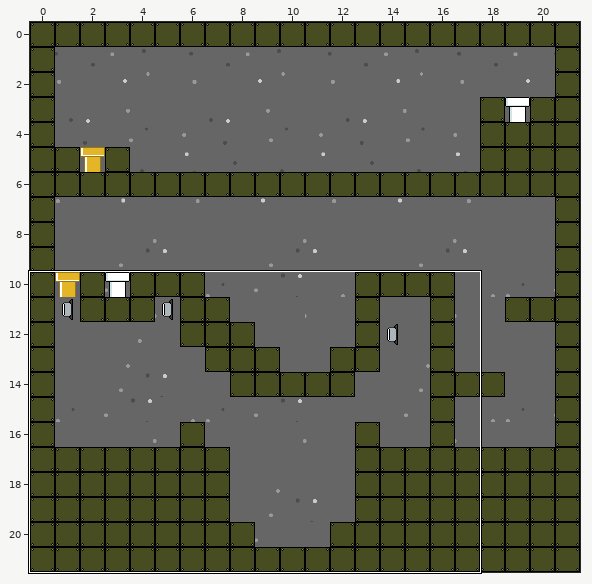
Tiled map -- Content/Level1.tmx. The picture above shows the old version from afar; the outline marks the close-up.
Close-up. First the earlier version:
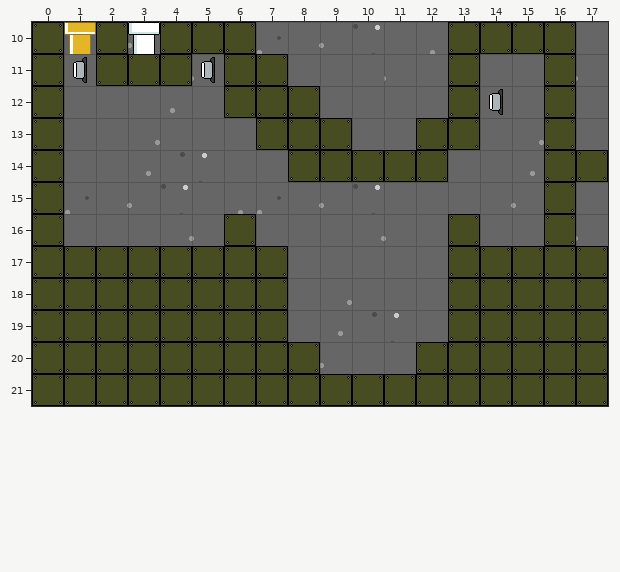
Cells are 32x32 px. Shown: x 0..17, y 10..21. The commit also changed other parts of the map, which this record leaves out.
New version:
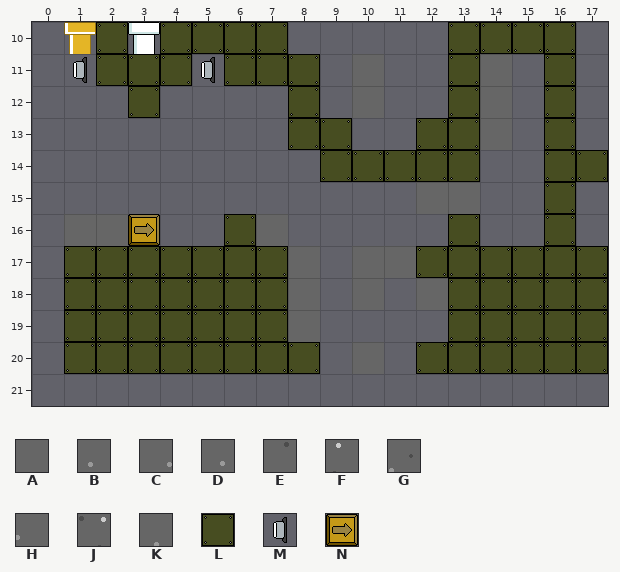
Key: from "background": A 0, B 9, C 14, D 20, E 21, F 22, G 24, H 26, J 27, K 29; from "brick": L 0; from "button": M 0; from "push_block": N 0.
_ is an empty cell.
Edits made:
Layer "Background" (now hidden):
The author cleared the tile that lay hidden in row 12 at x 6 to 7; in row 13 at x 7; in row 14 at x 8.
The author cleared tile A in row 11 at x 8; in row 12 at x 3 and 14; in row 14 at x 13; in row 16 at x 3; in row 17 at x 12.
The author cleared tile B in row 12 at x 4.
The author cleared tile C in row 13 at x 3 and 15; in row 18 at x 9.
The author cleared tile D in row 14 at x 3 and 15; in row 19 at x 9.
The author cleared tile E in row 14 at x 4; in row 19 at x 10.
The author cleared tile F in row 14 at x 5; in row 19 at x 11.
The author cleared tile G in row 10 at x 7; in row 15 at x 1 and 7.
The author cleared tile H in row 10 at x 3 and 9; in row 15 at x 3, 9 and 15; in row 20 at x 9.
The author cleared tile J in row 10 at x 10; in row 15 at x 4 and 10.
The author cleared tile K in row 10 at x 12; in row 15 at x 6.
The author cleared tile L in rows 10 to 20 at x 0; in row 21 at x 0 to 17.
Layer "Foreground":
The author changed tile M to tile A in row 12 at x 14.
Tile L now appears in row 10 at x 7; in row 11 at x 8; in row 12 at x 3; in row 14 at x 13; in row 17 at x 12.
Tile N now appears in row 16 at x 3.
The author cleared tile L in row 12 at x 6 to 7; in row 13 at x 7; in row 14 at x 8.
Changed places in both close-ups, as pixel boxes (x1, y1, x2, y2):
changed: (32, 22, 608, 406)
